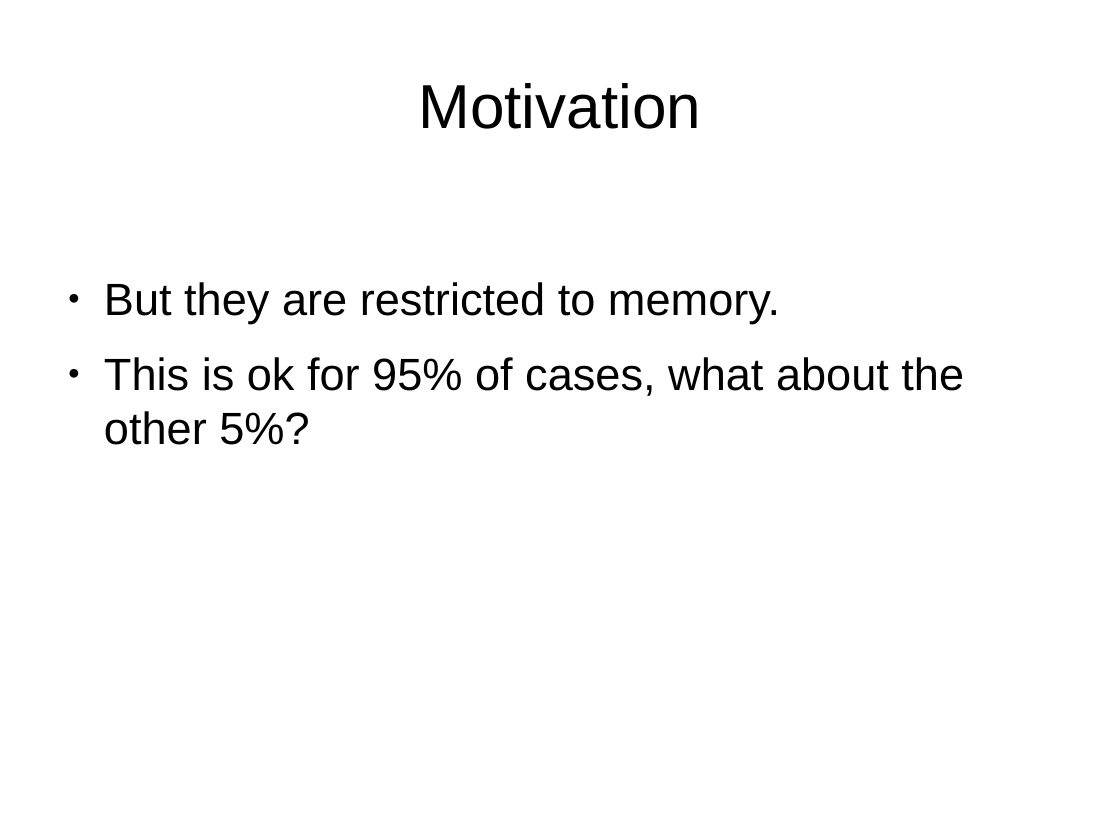
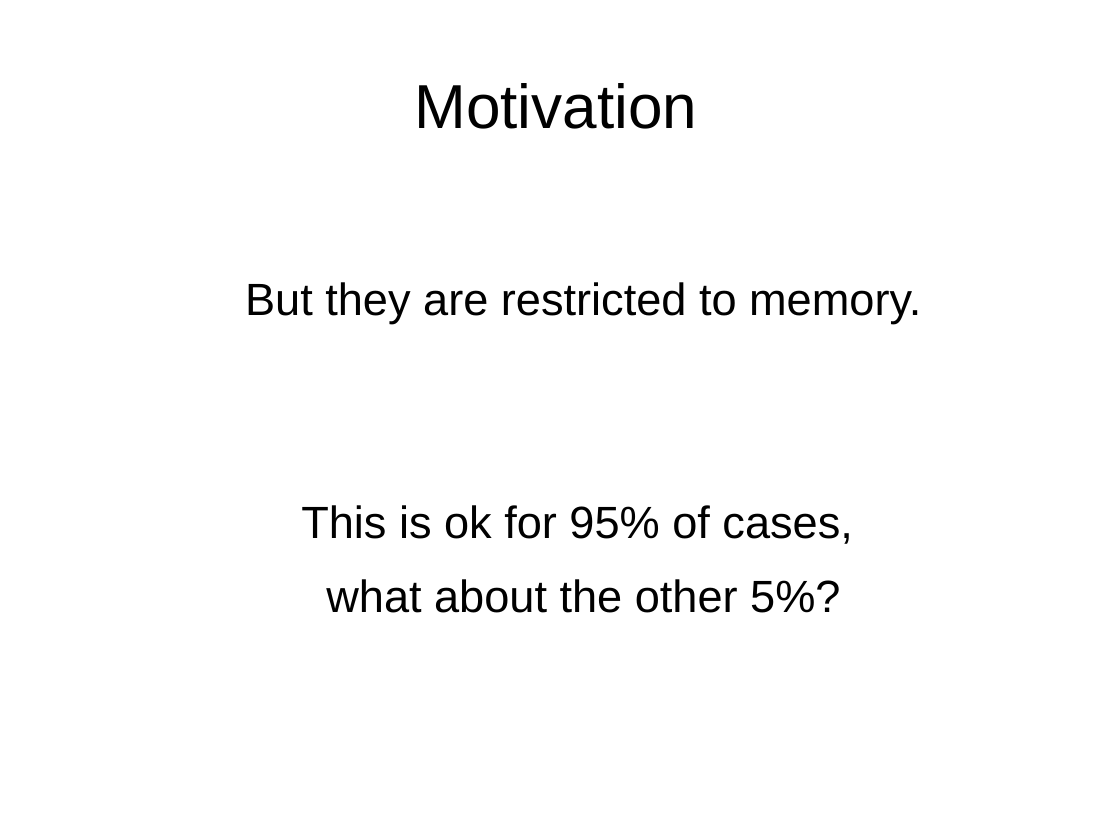
Before and after one commit to mrocklin/blaze-scipy-2014, a slide deck: slide 4 of SciPy2014Blaze.odp. Drawn at 1120x840 pixels with LibreOffice and Linux fonts; fonts in the diff are those of the drawing; background and template pictures are left out. Boxes give left, top, right and bottom in pixels: in the first picture for what was removed or moved away, otherwise in the second. Text is boxed around its words. In the diff, an @@ line names an element or a change of style, - is before the commit and + after.

Commit message:
small edits to slides

```diff
--- a/SciPy2014Blaze.odp
+++ b/SciPy2014Blaze.odp
@@ title "Motivation": place and size @@
-title "Motivation" at (418, 83, 701, 129)
+title "Motivation" at (414, 83, 697, 129)
@@ text at (245, 282, 921, 324): alignment left to centre; bullet ● to none @@
@@ text at (301, 505, 852, 613): text changed @@
-● This is ok for 95% of cases, what about the other 5%?
+This is ok for 95% of cases,
+what about the other 5%?
```
Also in this commit, not shown: 6 other slides changed, 1 slide added, 1 slide removed.
